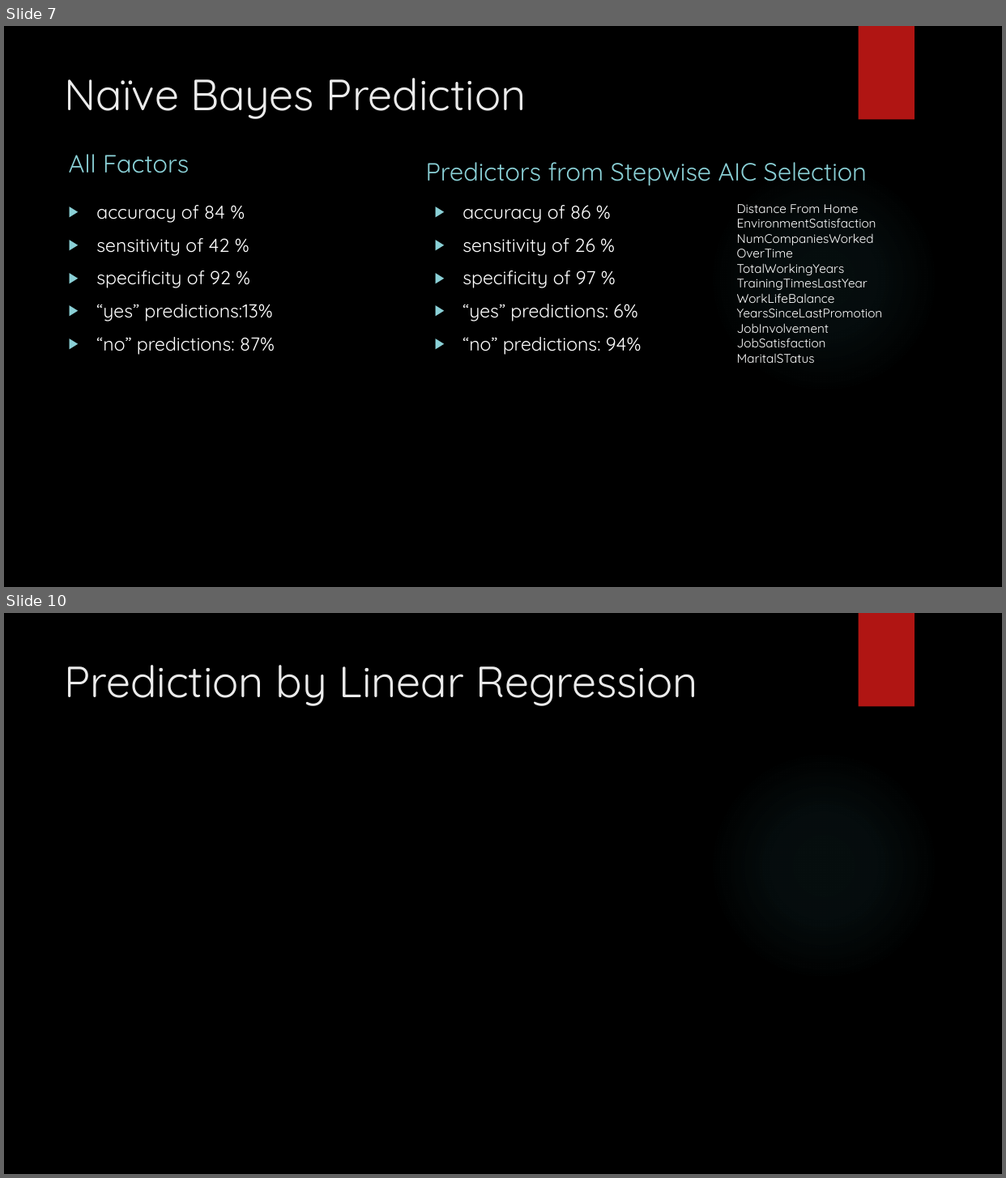
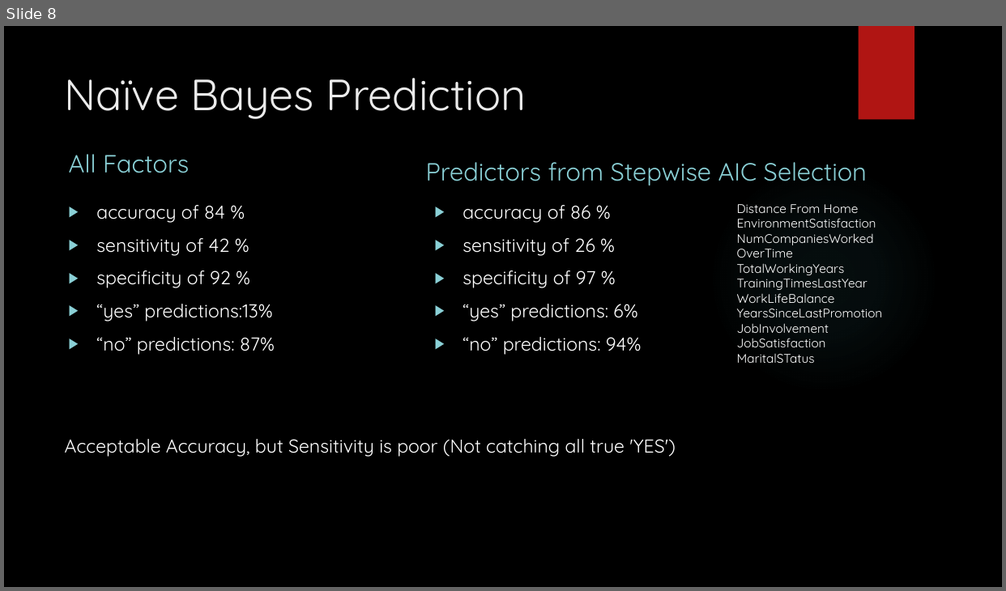
Before and after one commit to rmpalmer/CaseStudy2DDS, a slide deck: Richard_Palmer_Case_Study_2.pptx. Shown one above the other, each under a label of ours: slides 7 and 10 before the commit, slide 8 after it; the slides between them are not shown. The pictures are 1006x1178 and 1006x591 pixels, drawn with LibreOffice and Linux fonts; fonts in the diff are those of the drawing; background and template pictures are left out. Boxes give left, top, right and bottom in pixels: in the first picture for what was removed or moved away, otherwise in the second. Text is boxed around its words. In the diff, an @@ line names an element or a change of style, - is before the commit and + after.

```diff
--- a/Richard_Palmer_Case_Study_2.pptx
+++ b/Richard_Palmer_Case_Study_2.pptx
@@ slide 10 removed at (4, 613, 1002, 1174), background picture (left out); not listed: 2 template elements that a slide beside it also shows @@
@@ title removed at (65, 665, 698, 706) @@
-Prediction by Linear Regression
@@ what was slide 7 is now slide 8 @@
@@ slide 8 changed as well @@
@@ text added at (65, 439, 675, 457), 18 pt, text #FFFFFF @@
+Acceptable Accuracy, but Sensitivity is poor (Not catching all true 'YES')
```
Also in this commit, not shown: 5 other slides changed, 10 slides added, 4 other slides removed.
